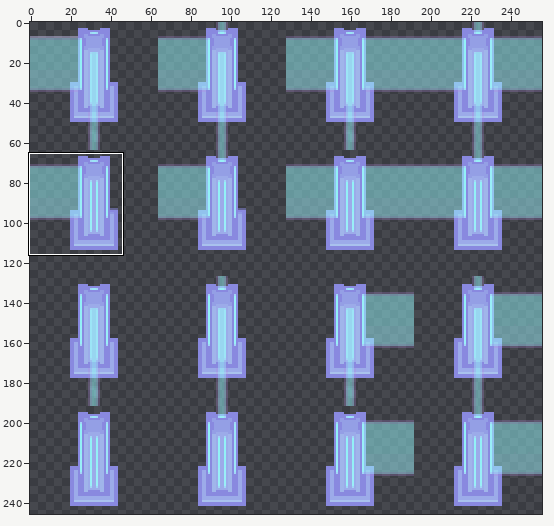
Two versions of one sprite sheet, Textures/Building/Defense/Fence_Sonic_BluePrint.png. The picture above shows the old version from afar; the outline marks the close-up.
Close-up. Before the edit:
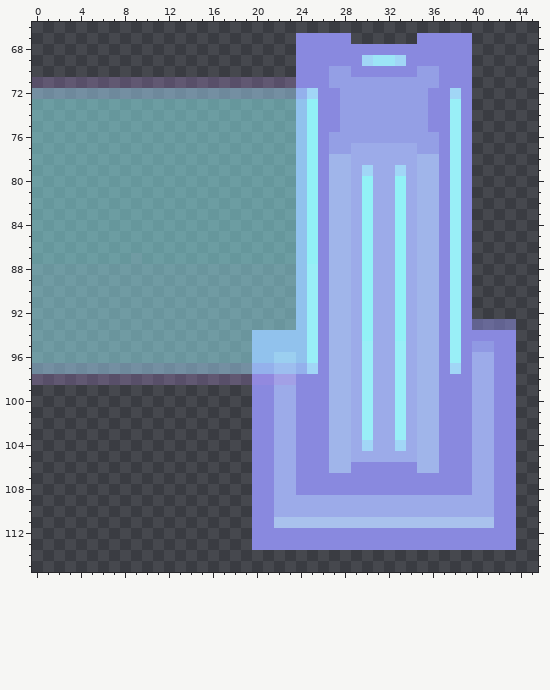
The file is 256x256 pixels. Colours within 5 levels of each other are drawn and written as one. Shown: x 0..45, y 66..115. The wide view leaves out empty margins. The commit also changed other parts of the picture, which this record leaves out.
Once edited:
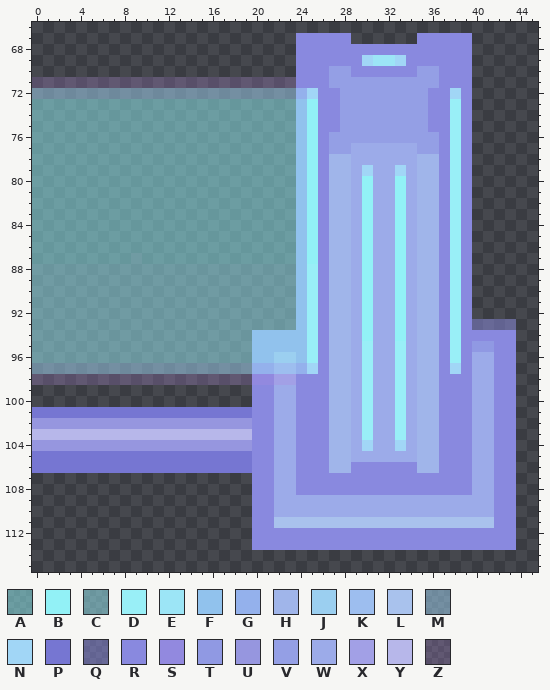
Palette (. is transparent): A #92f1f680  B #92f1f6  C #99edf780  D #99eff7  E #9ce5f6  F #91c2ed  G #94b1ec  H #a0b5ea  J #9bcff0  K #9dbeef  L #a9c2ed  M #a1d6f680  N #a1d6f6  P #7676d2  Q #8989df80  R #8989df  S #9289df  T #9099e3  U #9696df  V #949fe5  W #9cabe9  X #a2a0e6  Y #b7b7ea  Z #b189df40
Difference:
y 101: x 0..19 .................... -> PPPPPPPPPPPPPPPPPPPP
y 102: x 0..19 .................... -> UUUUUUUUUUUUUUUUUUUU
y 103: x 0..19 .................... -> YYYYYYYYYYYYYYYYYYYY
y 104: x 0..19 .................... -> UUUUUUUUUUUUUUUUUUUU
y 105..106: x 0..19 .................... -> PPPPPPPPPPPPPPPPPPPP
Where, in picture pixels (left, top, right, bottom), the same in both close-ups:
added: (32, 407, 252, 473)
